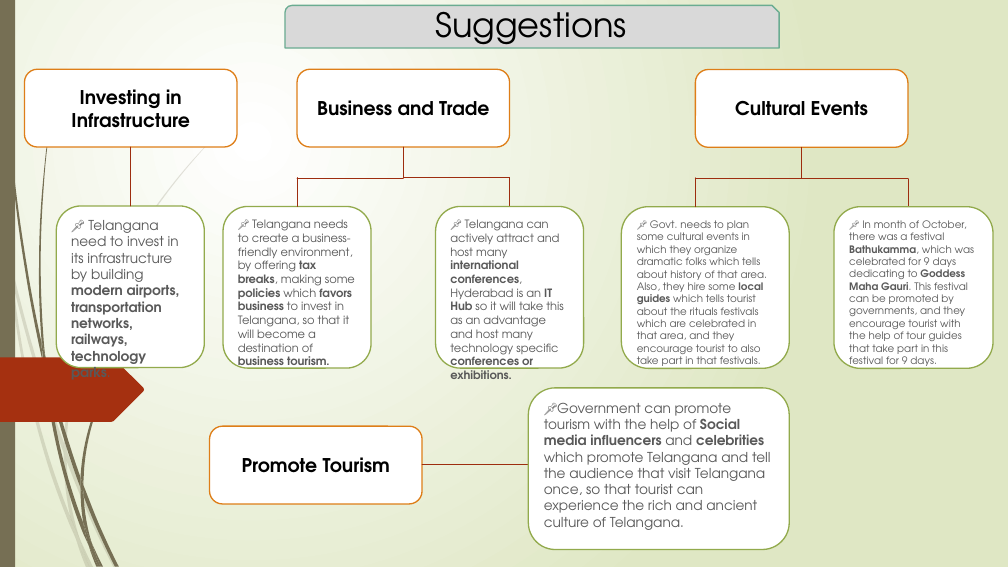
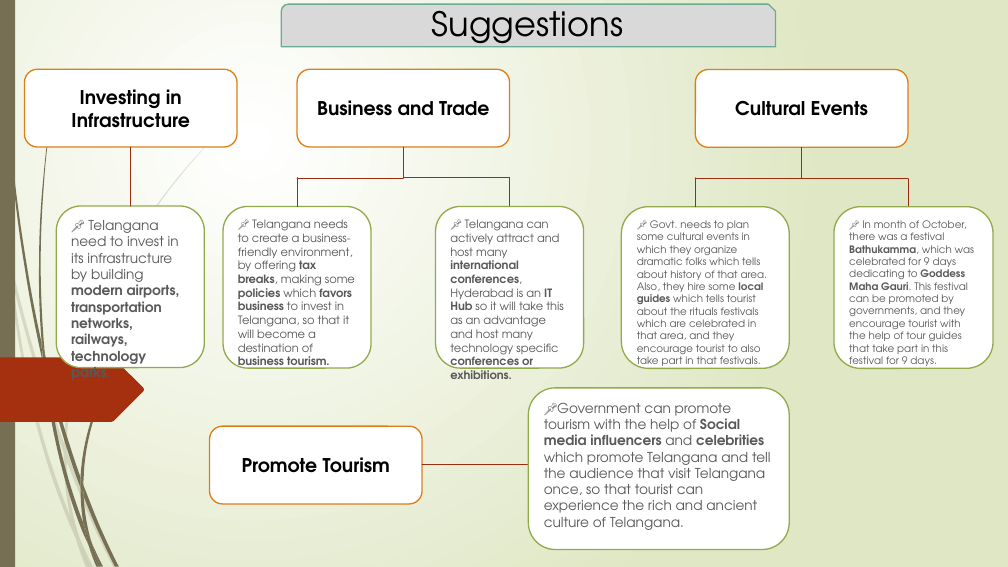
Before and after one commit to Kartik-Lohar/Telangana_Tourism, a slide deck: slide 17 of Tourism Challenge by Codebasics.pptx. Drawn at 1008x567 pixels with LibreOffice and Linux fonts; fonts in the diff are those of the drawing. Boxes give left, top, right and bottom in pixels: in the first picture for what was removed or moved away, otherwise in the second. Text is boxed around its words. In the diff, an @@ line names an element or a change of style, - is before the commit and + after.

```diff
--- a/Tourism Challenge by Codebasics.pptx
+++ b/Tourism Challenge by Codebasics.pptx
@@ snip round rect "Suggestions": place and size @@
-snip round rect "Suggestions" at [285,5,780,48]
+snip round rect "Suggestions" at [281,4,776,46]
```
Also in this commit, not shown: 1 other slide changed.
